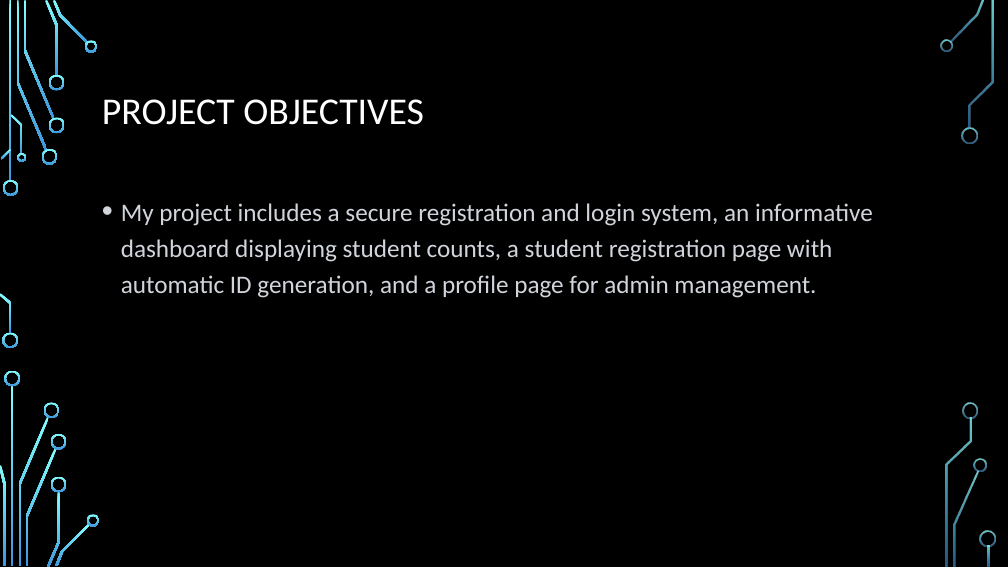
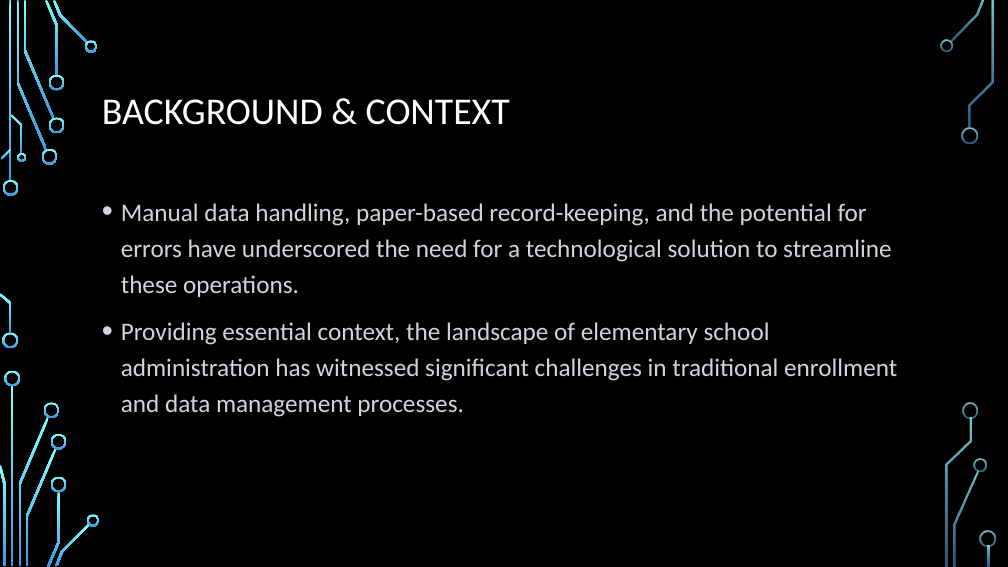
Before and after one commit to Elcavz/Major-Project-2-FrontEnd, a slide deck: slide 3 of PROJECT PROPOSAL.pptx. Drawn at 1008x567 pixels with LibreOffice and Linux fonts; fonts in the diff are those of the drawing; background and template pictures are left out. Boxes give left, top, right and bottom in pixels: in the first picture for what was removed or moved away, otherwise in the second. Text is boxed around its words. In the diff, an @@ line names an element or a change of style, - is before the commit and + after.

```diff
--- a/PROJECT PROPOSAL.pptx
+++ b/PROJECT PROPOSAL.pptx
@@ title at box(102, 99, 510, 125): text changed @@
-PROJECT OBJECTIVES
+BACKGROUND & CONTEXT
@@ text at box(121, 203, 897, 417): text changed @@
-• My project includes a secure registration and login system, an informative dashboard displaying student counts, a student registration page with automatic ID generation, and a profile page for admin management.
+• Manual data handling, paper-based record-keeping, and the potential for errors have underscored the need for a technological solution to streamline these operations.
+• Providing essential context, the landscape of elementary school administration has witnessed significant challenges in traditional enrollment and data management processes.
```
Also in this commit, not shown: 3 other slides changed, 2 slides added, 4 slides removed, 11 other files.
